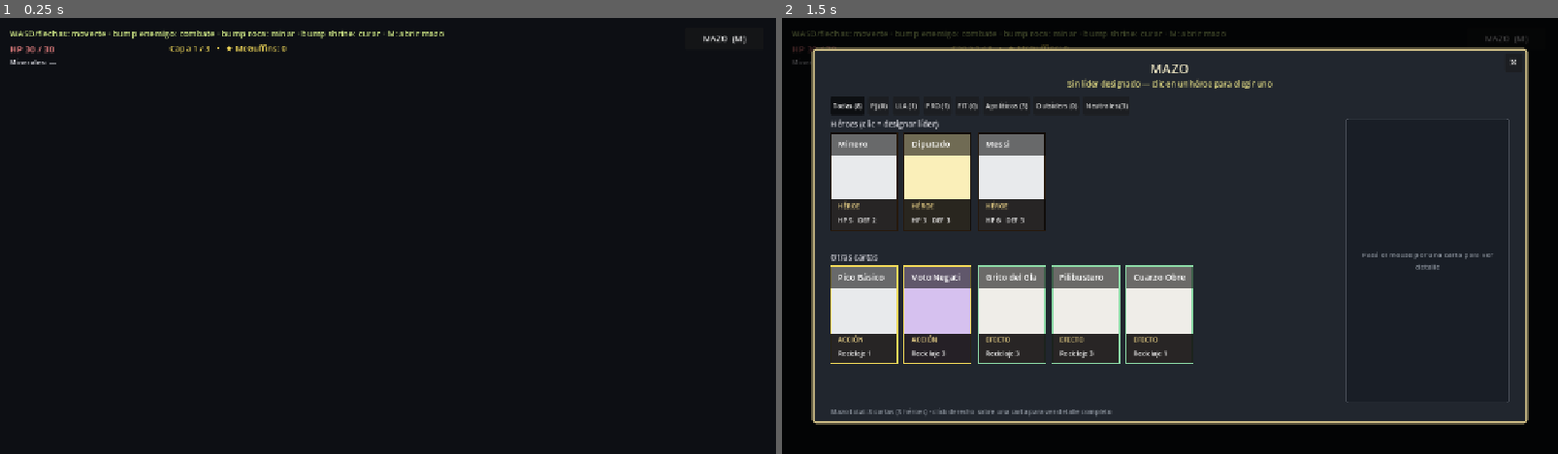
Above: before the commit, frames 1-2 (left to right).
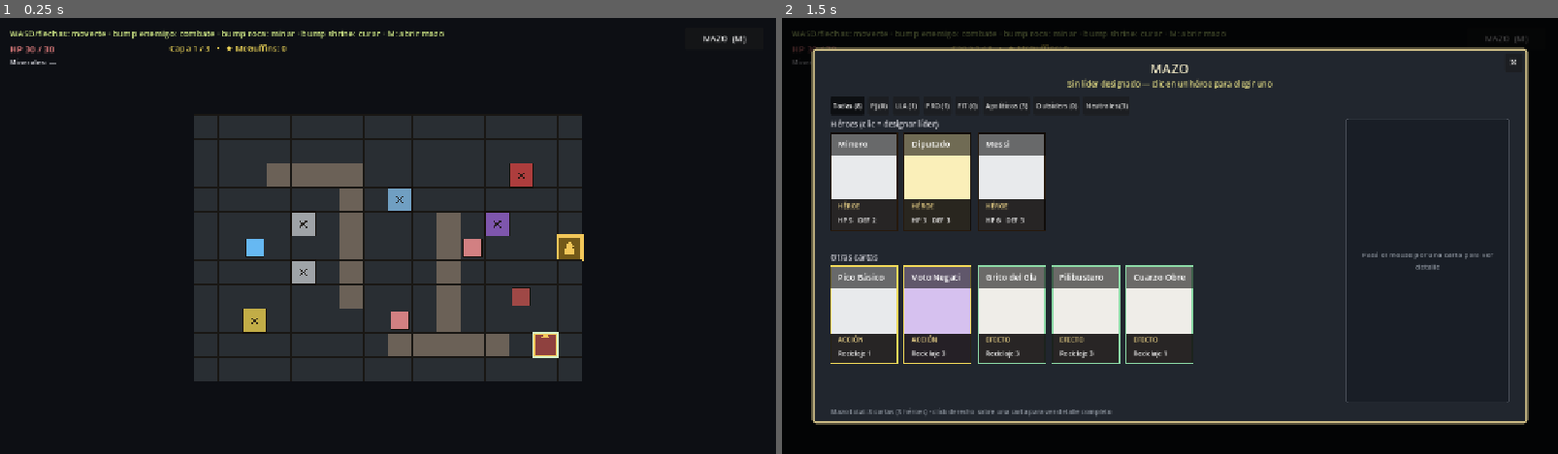
Above: after the commit, the same moments.

Repository: nahuelgallo/Glaciar-Miner
Game: Godot game, scene res://scenes/exploration/exploration.tscn
Two runs of this game, one before a commit and one after it. Both use one fixed random seed, a clock stepped at 60 frames per second and the inputs below.
Inputs:
- Up to frame 1 (0.25 s): no input
- Up to frame 2 (1.5 s): click "MAZO (M)" at 0.5 s; click "Todas (8)" at 1.25 s

The runs differ from the first frame. In frame 1, 28% of the frame differs, in the area x 25-76%, y 22-84%; in frame 2, nothing differs.
Error before the commit: Parse Error: Cannot infer the type of "t" variable because the value doesn't have a set type. (res://scripts/run/world_state.gd:225)

Commit message:
Fix: tipo explicito en is_blocked_for_movement (tiles[x][y] devuelve Variant)

Diff:
--- a/scripts/run/world_state.gd
+++ b/scripts/run/world_state.gd
@@ -222,7 +222,7 @@
 func is_blocked_for_movement(pos: Vector2i, can_open_gate: bool = false) -> bool:
 	if pos.x < 0 or pos.x >= W or pos.y < 0 or pos.y >= H:
 		return true
-	var t := tiles[pos.x][pos.y]
+	var t: int = int(tiles[pos.x][pos.y])
 	if t == TILE_WALL:
 		return true
 	if t == TILE_HARD_GATE and not can_open_gate:
